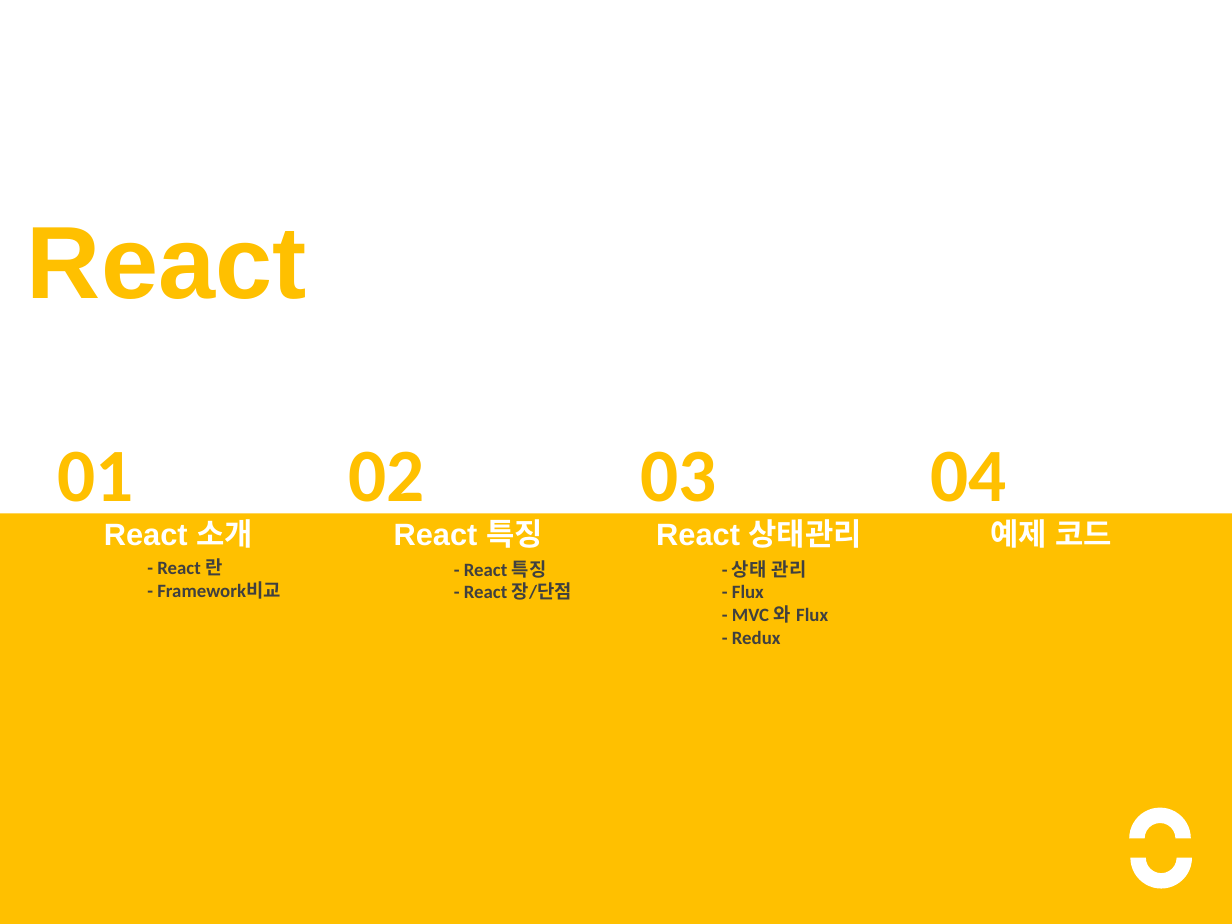
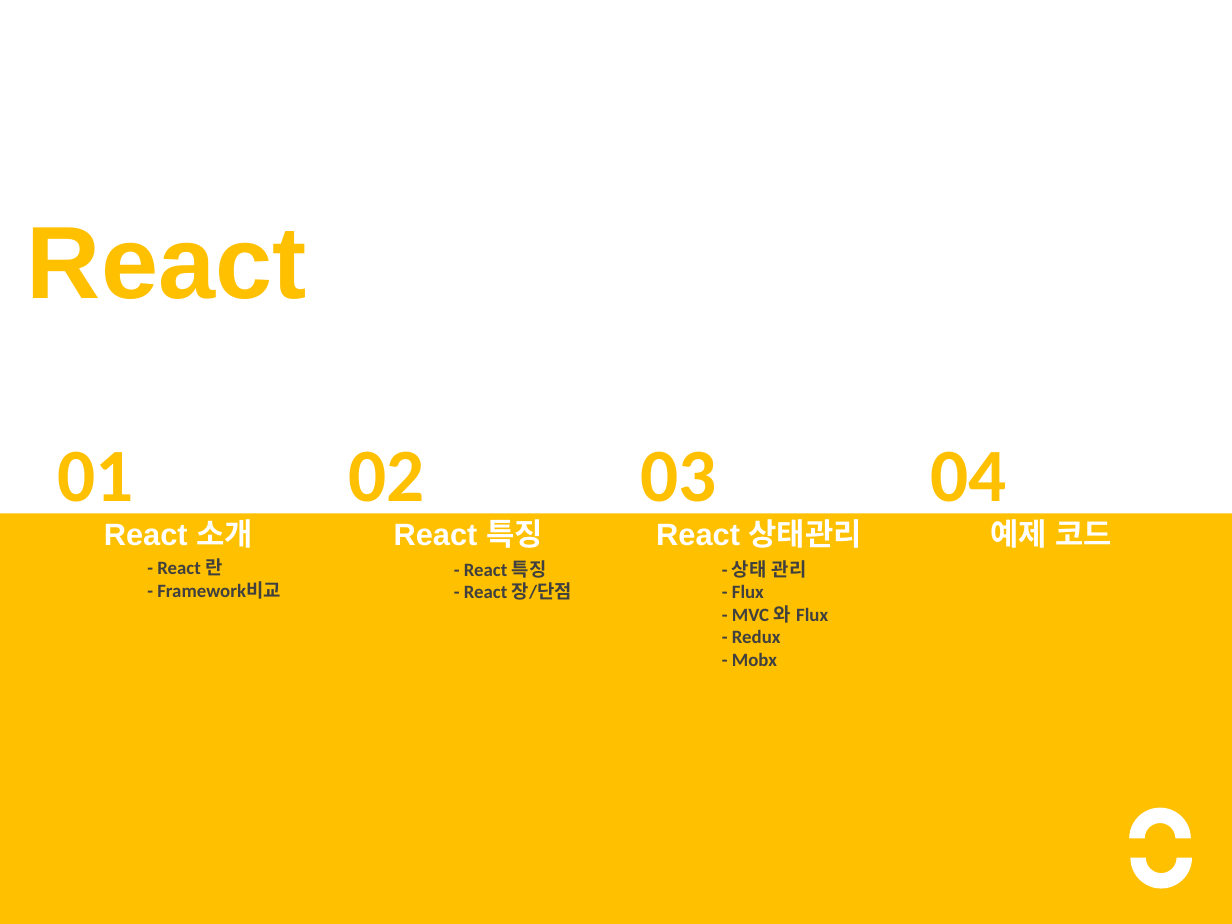
Before and after one commit to yuhyunjae12/ReactStudy, a slide deck: slide 2 of React발표자료.pptx. Drawn at 1232x924 pixels with LibreOffice and Linux fonts; fonts in the diff are those of the drawing. Boxes give left, top, right and bottom in pixels: in the first picture for what was removed or moved away, otherwise in the second. Text is boxed around its words. In the diff, an @@ line names an element or a change of style, - is before the commit and + after.

```diff
--- a/React발표자료.pptx
+++ b/React발표자료.pptx
@@ text at box(732, 653, 777, 666): paragraph added @@
+- Mobx
```
Also in this commit, not shown: 1 other slide changed, 3 other files.
